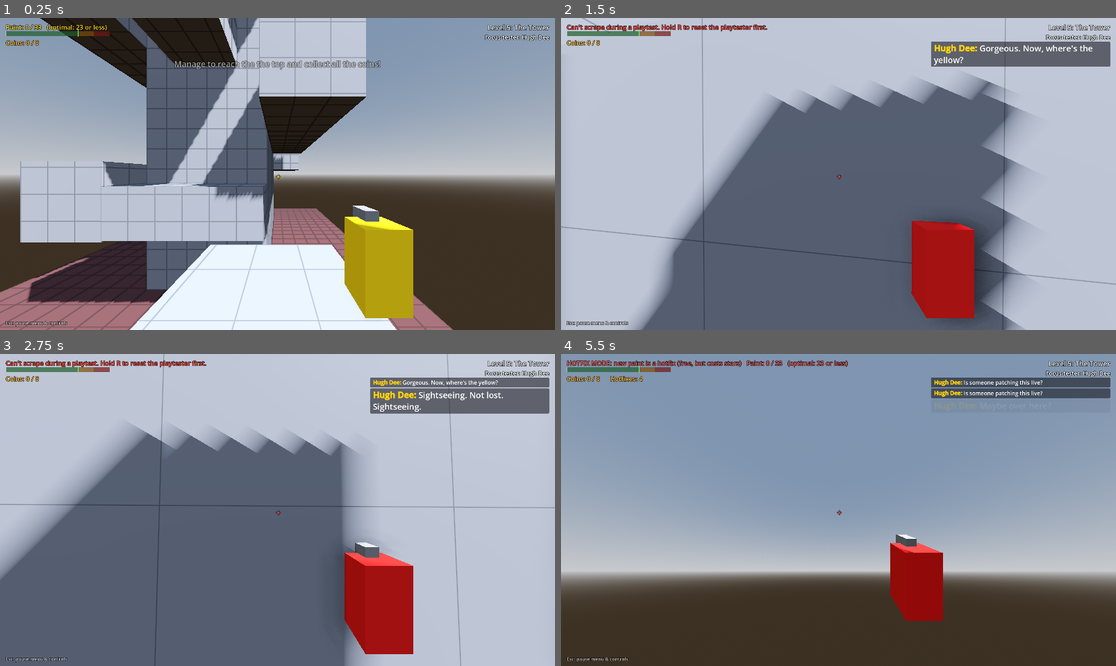
Above: before the commit, frames 1-4 (two rows, left to right).
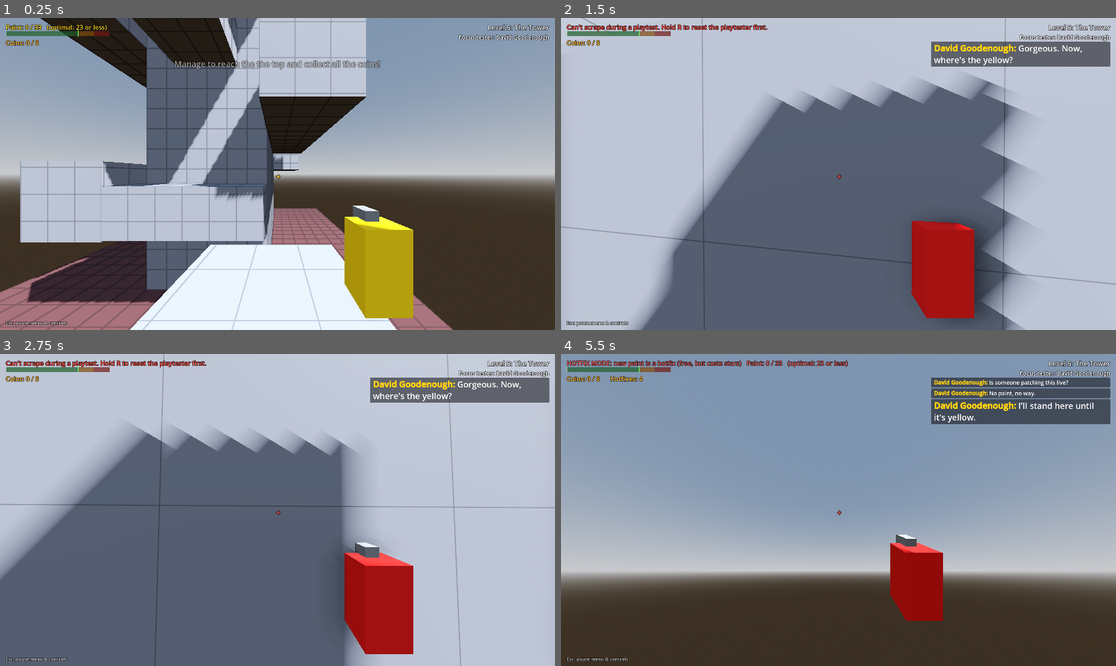
Above: after the commit, the same moments.

Repository: RSghr/yellow-paint
Game: Godot game, scene res://levels/level_05.tscn
Two runs of this game, one before a commit and one after it. Both use one fixed random seed, a clock stepped at 60 frames per second and the inputs below. This scene is started directly instead of the project's main scene.
Inputs (mouse positions are in pixels of both pictures, inside the frame that each line leads up to):
- Up to frame 1 (0.25 s): no input
- Up to frame 2 (1.5 s): tap Enter (start_test) at 0.5 s; move the mouse to (866, 174) at 0.52 s; hold Space (jump) 0.53-1.28 s; hold W (move_forward) from 0.53 s (still down); click (866, 174) at 0.67 s; move the mouse to (810, 174) at 1.27 s; tap Backspace (clear_paint) at 1.35 s
- Up to frame 3 (2.75 s): keep holding W (move_forward); tap Space (jump) at 1.52, 1.55, 1.82, 2.3 s; move the mouse to (288, 503) at 2.02 s; hold Z (lock_mouse) from 2.03 s (still down)
- Up to frame 4 (5.5 s): release W (move_forward) at 2.75 s; release Z (lock_mouse) at 2.75 s; drag from (810, 572) to (672, 463) at 2.77 s; move the mouse to (877, 513) at 3.52 s; press the mouse at (877, 513) at 3.53 s; hold W (move_forward) from 3.53 s (still down); tap Space (jump) at 3.77, 3.8, 4.07, 4.52, 4.55, 4.82, 5.3 s; move the mouse to (794, 506) at 4.27 s; release the mouse at (794, 506) at 4.28 s; right-click (794, 506) at 4.35 s; move the mouse to (844, 510) at 5.02 s; hold Shift (sprint) from 5.03 s (still down); click (844, 510) at 5.17 s

The runs differ from the first frame. In frame 1, 0.2% of the frame differs, in the area x 82-99%, y 5-8%; in frame 2, 0.7%; in frame 3, 2.1%; in frame 4, 3.2%, in the area x 66-99%, y 5-23%.

Commit message:
Fix The Tower's first tester after the rename (Hugh Dee -> David Goodenough)
level_05 still listed "Hugh Dee", which silently fell back to Rhea Spawn's
traits. Docs updated too. FocusGroup.profile() now warns in the debugger when
a level uses a name that isn't in the roster.

Co-Authored-By: Claude Opus 5.5 <noreply@anthropic.com>
Claude-Session: https://claude.ai/code/session_01W5jG8cMnz72ugdxaP4H6QQ

Diff:
--- a/focus_group.gd
+++ b/focus_group.gd
@@ -139,6 +139,9 @@
 
 
 static func profile(tester: String) -> Dictionary:
+	if not ROSTER.has(tester):
+		# A renamed tester still used by a level would silently get the default tester's traits.
+		push_warning("FocusGroup: no tester named \"%s\" in ROSTER (renamed?). Using %s's traits." % [tester, DEFAULT_TESTER])
 	return ROSTER.get(tester, ROSTER[DEFAULT_TESTER])
 
 
--- a/levels/level_05.tscn
+++ b/levels/level_05.tscn
@@ -13,7 +13,7 @@
 script = ExtResource("lvl_script")
 level_name = "The Tower"
 intro_text = "Manage to reach the the top and collect all the coins!"
-tester_1 = "Hugh Dee"
+tester_1 = "David Goodenough"
 minimum_1 = 18
 tester_2 = "Mike Rotransaction"
 minimum_2 = 16
Not shown, changed: CLAUDE.md
Not shown, changed: docs/LEVEL_DESIGN.md
